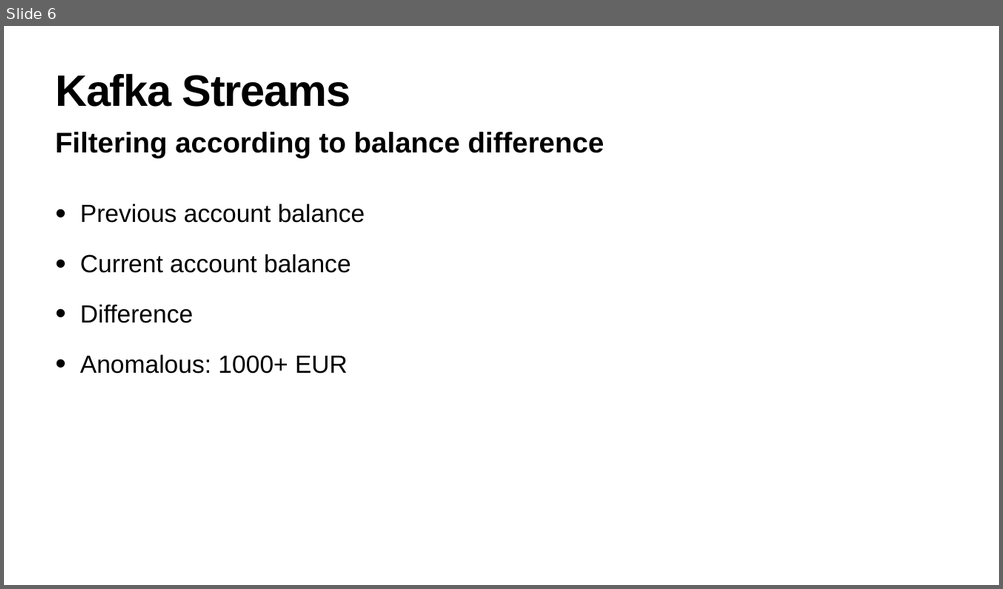
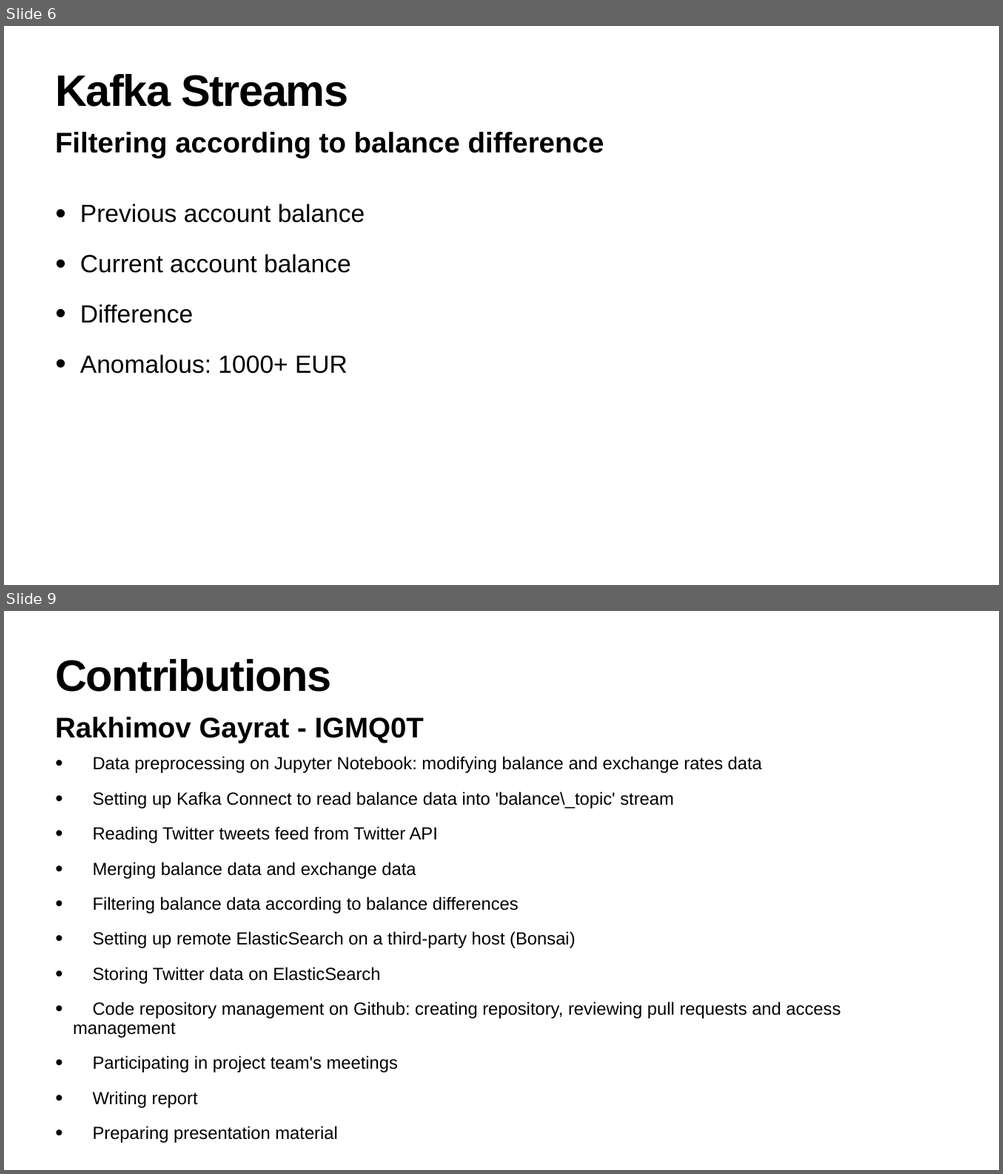
Before and after one commit to JoeRakhimov/AnomalyDetection, a slide deck: report/presentation.pptx. Shown one above the other, each under a label of ours: slide 6 before the commit, slides 6 and 9 after it; the slides between them are not shown. The pictures are 1003x589 and 1003x1174 pixels, drawn with LibreOffice and Linux fonts; fonts in the diff are those of the drawing. Boxes give left, top, right and bottom in pixels: in the first picture for what was removed or moved away, otherwise in the second. Text is boxed around its words. In the diff, an @@ line names an element or a change of style, - is before the commit and + after.

Commit message:
Updated presentation files and added drawio file for exchange rate merging

```diff
--- a/report/presentation.pptx
+++ b/report/presentation.pptx
@@ slide 9 added at <box>4,611,999,1170</box>, background #FFFFFF @@
@@ title added at <box>55,659,331,692</box>, 85 pt, text #000000, bold @@
+Contributions
@@ text added at <box>55,717,424,743</box>, 55 pt, text #000000, bold @@
+Rakhimov Gayrat - IGMQ0T
@@ text added at <box>73,756,840,1143</box>, 34 pt, text #000000 @@
+• Data preprocessing on Jupyter Notebook: modifying balance and exchange rates data
+• Setting up Kafka Connect to read balance data into 'balance\_topic' stream
+• Reading Twitter tweets feed from Twitter API
+• Merging balance data and exchange data
+• Filtering balance data according to balance differences
+• Setting up remote ElasticSearch on a third-party host (Bonsai)
+• Storing Twitter data on ElasticSearch
+• Code repository management on Github: creating repository, reviewing pull requests and access management
+• Participating in project team's meetings
+• Writing report
+• Preparing presentation material
@@ slide 6 changed as well @@
@@ title "Kafka Streams" at <box>55,74,348,107</box>: letter spacing -1.7 to -2 pt @@
```
Also in this commit, not shown: 5 other slides changed, 5 other slides added, 2 other files.
